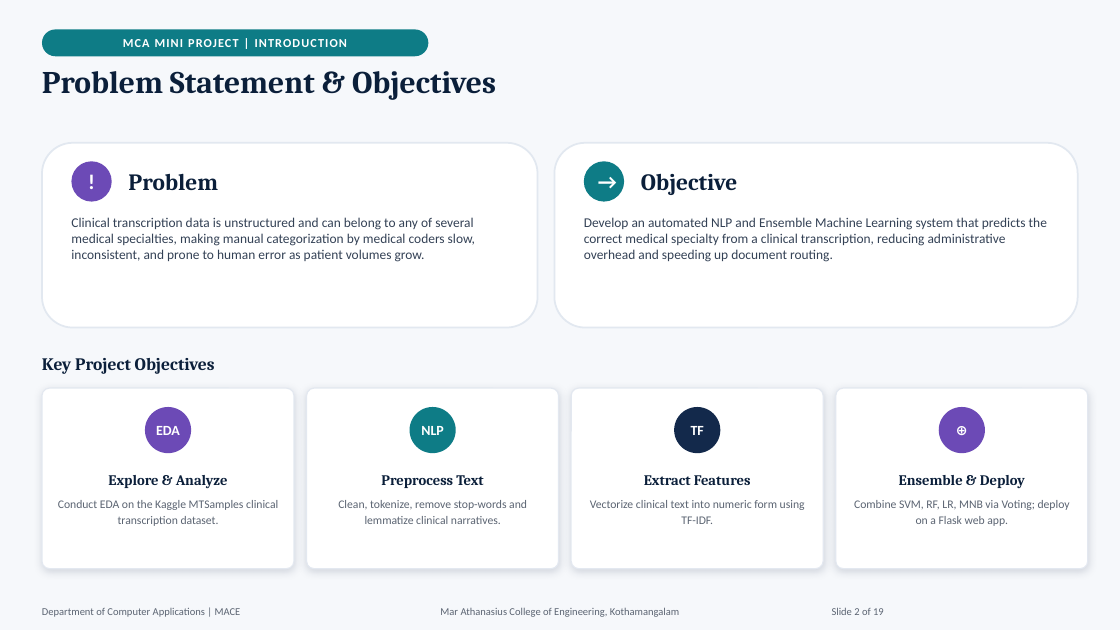
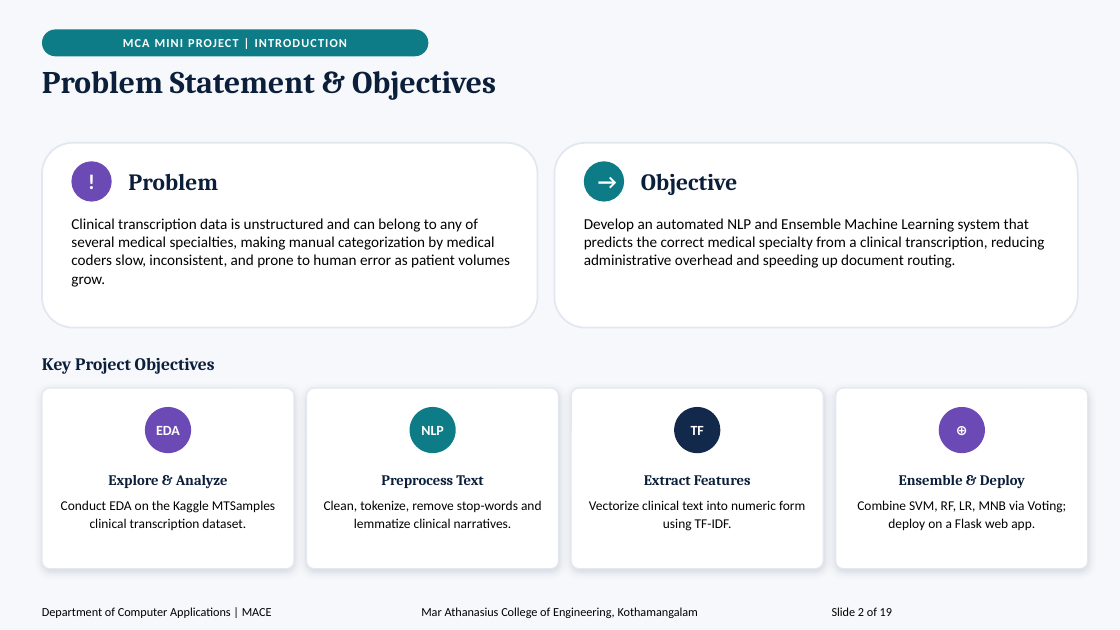
Before and after one commit to JiphinGeorge/Mini-Project-S3-MCA, a slide deck: slide 2 of Medical_Specialty_Classification_Presentation.pptx. Drawn at 1120x630 pixels with LibreOffice and Linux fonts; fonts in the diff are those of the drawing. Boxes give left, top, right and bottom in pixels: in the first picture for what was removed or moved away, otherwise in the second. Text is boxed around its words. In the diff, an @@ line names an element or a change of style, - is before the commit and + after.

Commit message:
feat: add automation script to standardize text colors, increase font sizes, and apply theme-specific styling to the project presentation

```diff
--- a/Medical_Specialty_Classification_Presentation.pptx
+++ b/Medical_Specialty_Classification_Presentation.pptx
@@ text "Clinical transcription data is unstructured ..." at box(71, 218, 510, 287): size 11.5 to 13 pt, text colour #334155 to #000000 @@
@@ text "Develop an automated NLP and ..." at box(584, 218, 1044, 268): size 11.5 to 13 pt, text colour #334155 to #000000 @@
@@ size 10 to 11.5 pt, text colour #5B6472 to #000000 in 4 elements at box(61, 500, 275, 530), box(324, 500, 542, 528), box(589, 500, 805, 531), box(857, 500, 1067, 530) @@
@@ text "Department of Computer Applications | ..." at box(42, 607, 272, 618): size 9 to 10.5 pt, text colour #5B6472 to #000000 @@
@@ text "Mar Athanasius College of Engineering, ..." at box(421, 607, 698, 618): size 9 to 10.5 pt, text colour #5B6472 to #000000 @@
@@ text "Slide 2 of 19" at box(832, 607, 892, 616): size 9 to 10.5 pt, text colour #5B6472 to none @@
```
Also in this commit, not shown: 16 other slides changed, 2 other files.
